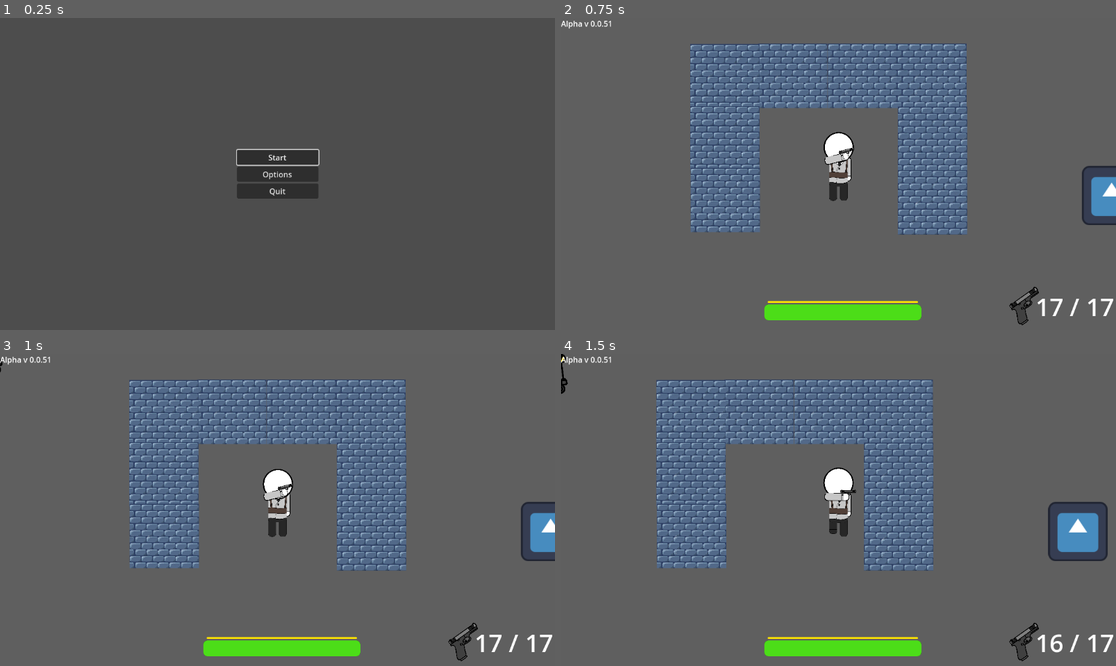
Above: before the commit, frames 1-4 (two rows, left to right).
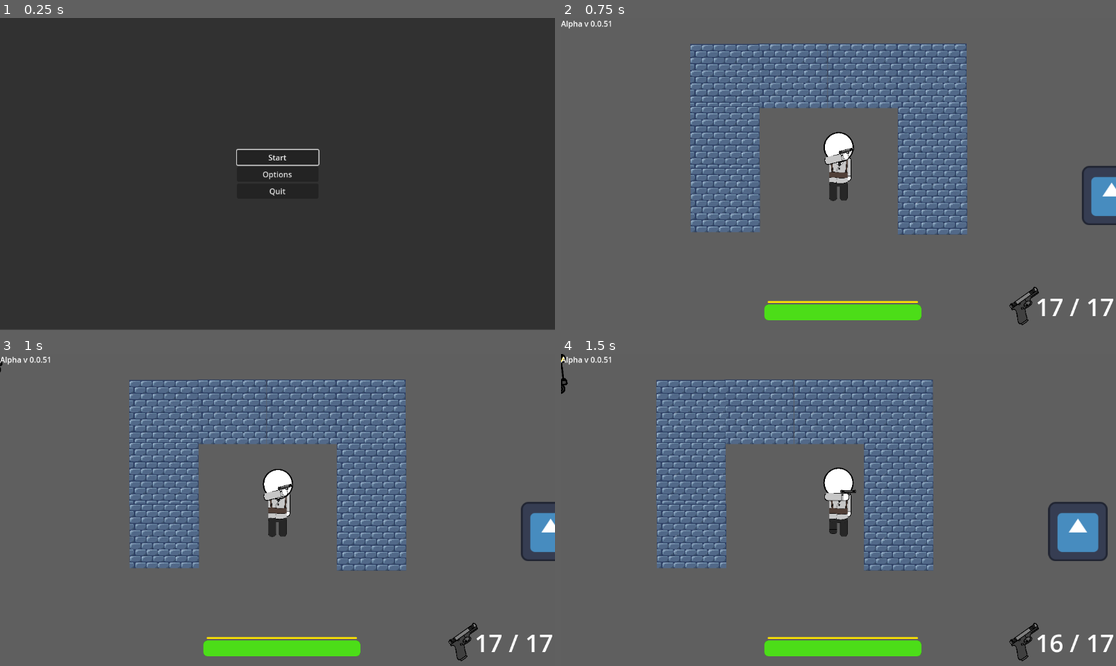
Above: after the commit, the same moments.

Repository: Pix4gunXd/Try_hit_me
Game: Godot game, scene res://menu.tscn
Same seed, same stepped clock (60 frames per second), same inputs: the game is played once before the commit and once after it. The engine's default icon, where the game draws it, is replaced by a stand-in: a white triangle on a blue panel in a dark square.
Inputs (mouse positions are in pixels of both pictures, inside the frame that each line leads up to):
- Up to frame 1 (0.25 s): no input
- Up to frame 2 (0.75 s): click "Start" at 0.5 s
- Up to frame 3 (1 s): no input
- Up to frame 4 (1.5 s): move the mouse to (960, 494) at 1.27 s; press the mouse at (960, 494) at 1.28 s; hold D (move_right) from 1.28 s (still down)

The runs differ from the first frame. In frame 1, 97% of the frame differs, in the area x 0-100%, y 0-100%; in frame 2, nothing differs; in frame 3, nothing differs; in frame 4, nothing differs.

Commit message:
Added color background to the Menu!

Diff:
--- a/menu.gd
+++ b/menu.gd
@@ -1,7 +1,7 @@
 extends Control
 
 func _ready():
-	$VBoxContainer/StartButton.grab_focus()
+	$VBoxContainer/StartButton.grab_focus() #Define o foco no primeiro botão, permitindo controlar com as setas do mouse!
 
 func _on_start_button_pressed():
 	get_tree().change_scene_to_file("res://Scenes/main/game.tscn")
--- a/menu.tscn
+++ b/menu.tscn
@@ -10,6 +10,12 @@
 grow_horizontal = 2
 grow_vertical = 2
 script = ExtResource("1_wemks")
+
+[node name="ColorRect" type="ColorRect" parent="."]
+layout_mode = 0
+offset_right = 1153.0
+offset_bottom = 647.0
+color = Color(0, 0, 0, 0.360784)
 
 [node name="VBoxContainer" type="VBoxContainer" parent="."]
 layout_mode = 1
